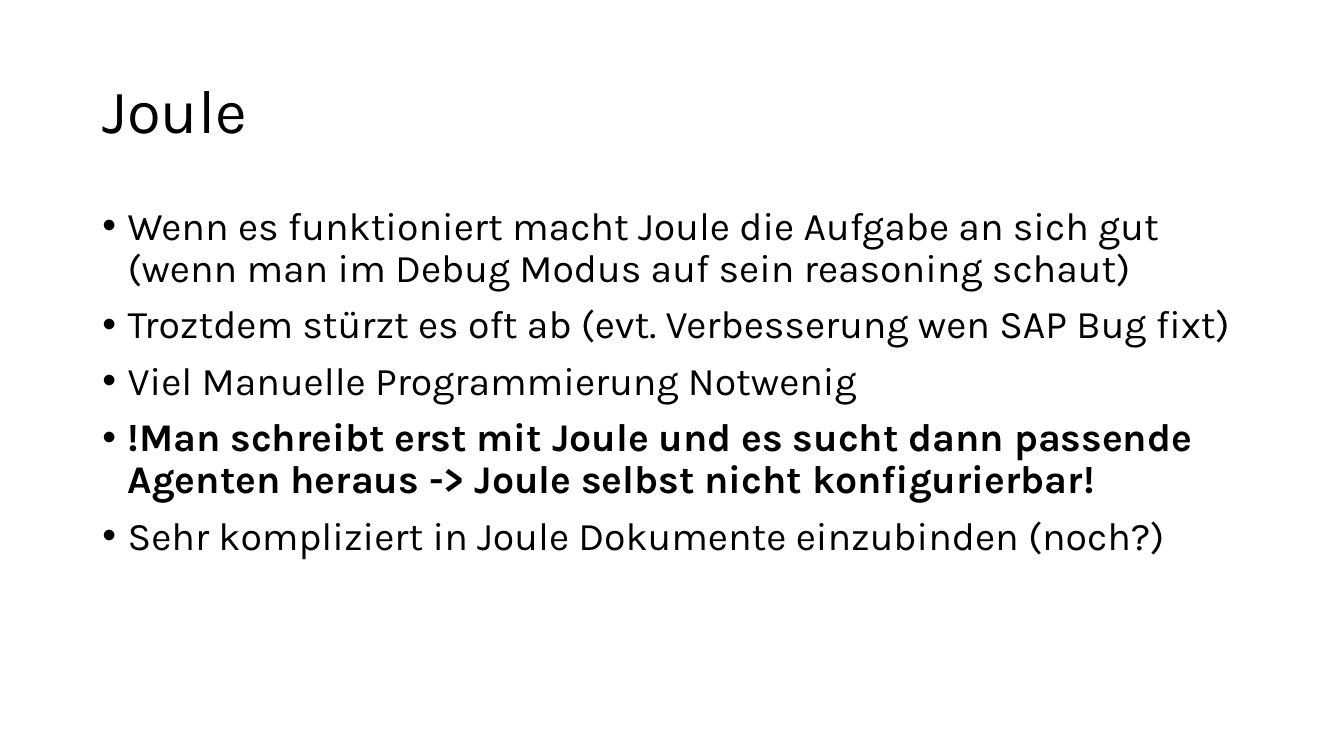
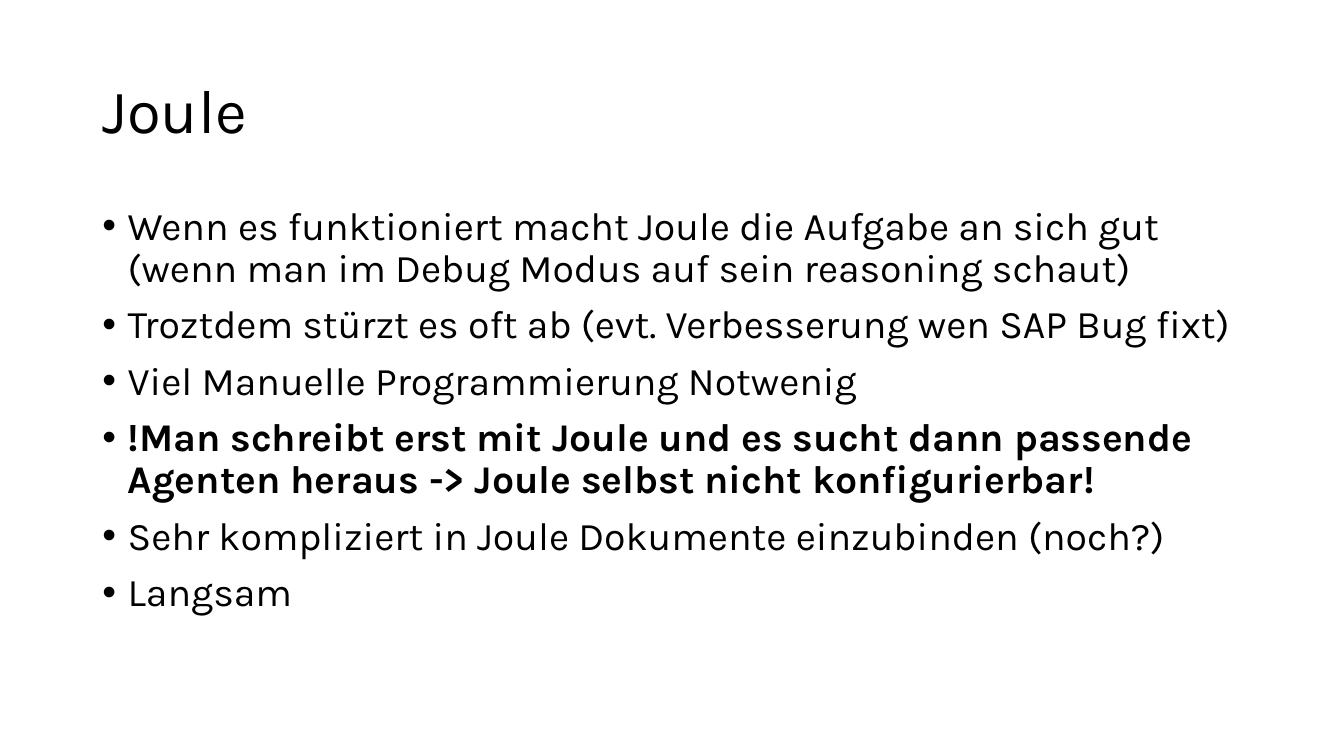
Before and after one commit to gladklo/bachelorThesis, a slide deck: slide 8 of Nico-Silas.pptx (slide 7 before the commit). Drawn at 1344x756 pixels with LibreOffice and Linux fonts; fonts in the diff are those of the drawing. Boxes give left, top, right and bottom in pixels: in the first picture for what was removed or moved away, otherwise in the second. Text is boxed around its words. In the diff, an @@ line names an element or a change of style, - is before the commit and + after.

```diff
--- a/Nico-Silas.pptx
+++ b/Nico-Silas.pptx
@@ text at (x1=128, y1=581, x2=292, y2=616): paragraph added @@
+• Langsam
```
Also in this commit, not shown: 3 other slides changed, 2 slides added, 1 slide removed, 12 other files.
